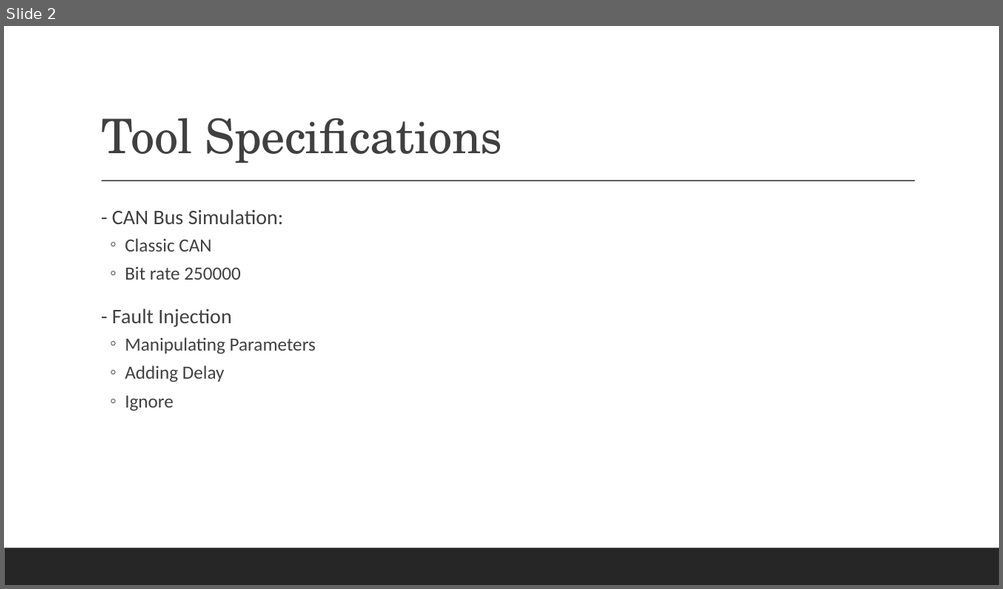
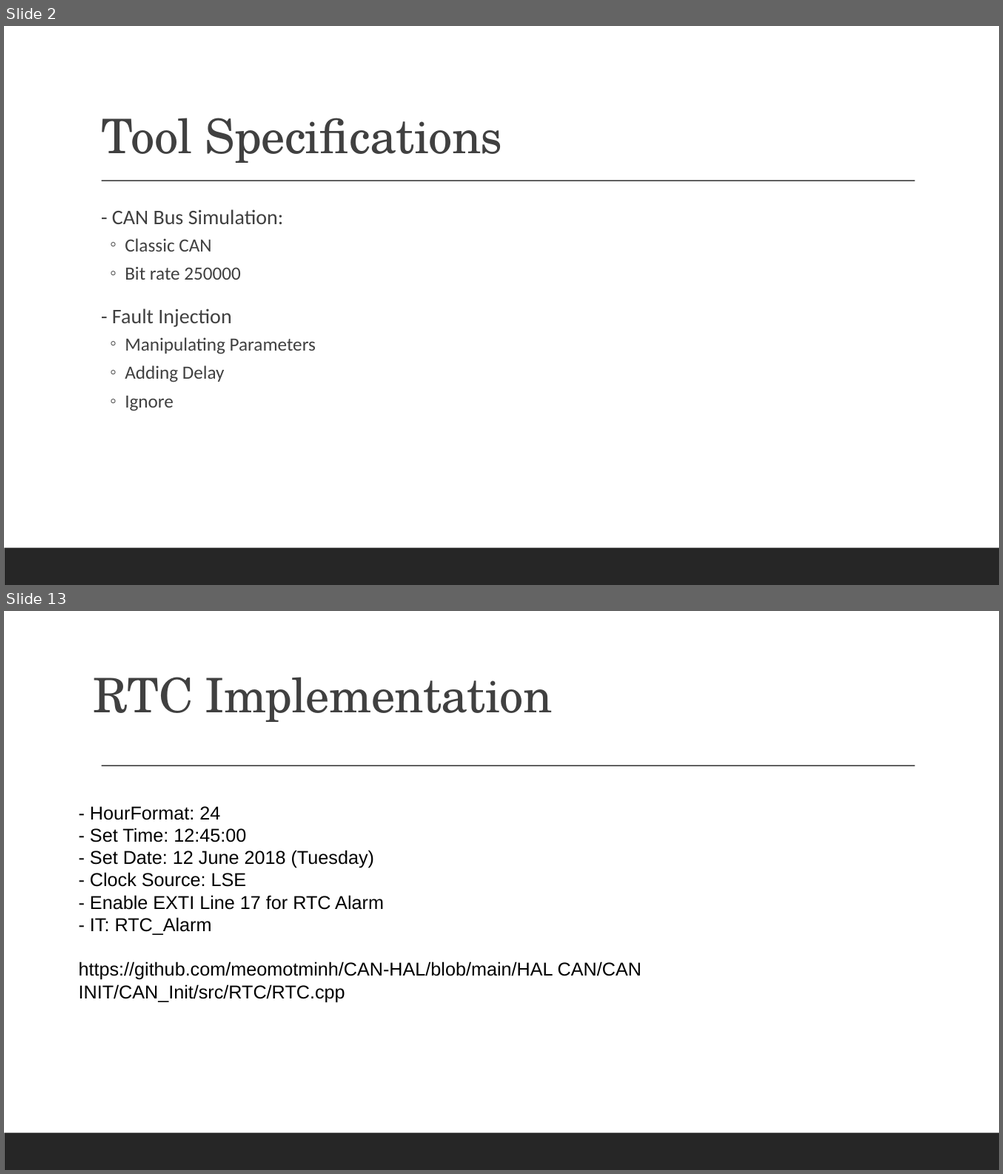
Before and after one commit to meomotminh/CAN-HAL, a slide deck: Thesis Present/PPT/Workshop 3 Presentation.odp. Shown one above the other, each under a label of ours: slide 2 before the commit, slides 2 and 13 after it; the slides between them are not shown. The pictures are 1003x589 and 1003x1174 pixels, drawn with LibreOffice and Linux fonts; fonts in the diff are those of the drawing. Boxes give left, top, right and bottom in pixels: in the first picture for what was removed or moved away, otherwise in the second. Text is boxed around its words. In the diff, an @@ line names an element or a change of style, - is before the commit and + after.

```diff
--- a/Thesis Present/PPT/Workshop 3 Presentation.odp
+++ b/Thesis Present/PPT/Workshop 3 Presentation.odp
@@ slide 13 added at <box>4,611,999,1170</box>, background #FFFFFF; not listed: 2 template elements that a slide beside it also shows @@
@@ title added at <box>94,677,552,722</box>, 46 pt, text #404040 @@
+RTC Implementation
@@ text added at <box>79,806,641,1002</box>, 18 pt, text #000000 @@
+- HourFormat: 24
+- Set Time: 12:45:00
+- Set Date: 12 June 2018 (Tuesday)
+- Clock Source: LSE
+- Enable EXTI Line 17 for RTC Alarm
+- IT: RTC_Alarm
+https://github.com/meomotminh/CAN-HAL/blob/main/HAL CAN/CAN INIT/CAN_Init/src/RTC/RTC.cpp
```
Also in this commit, not shown: 10 slides changed, 11 other slides added, 14 slides removed, 7 other files.
